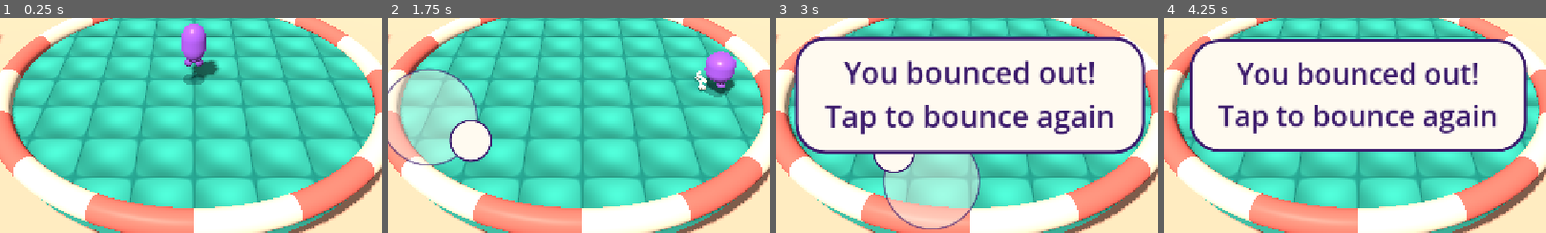
Above: before the commit, frames 1-4 (left to right).
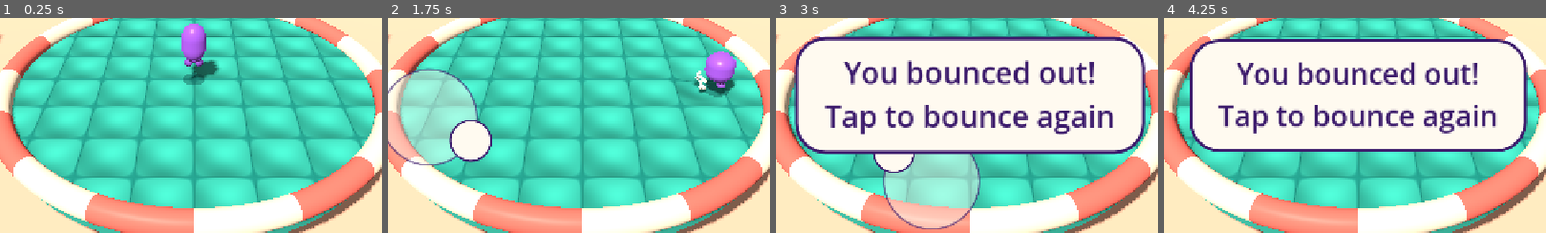
Above: after the commit, the same moments.

Repository: oronanschel/bounce-together
Game: Godot game, scene res://scenes/main.tscn
Same seed, same stepped clock (60 frames per second), same inputs: the game is played once before the commit and once after it.
Inputs (mouse positions are % of the whole screen's width and height, from its top left):
- Up to frame 1 (0.25 s): no input
- Up to frame 2 (1.75 s): move the mouse to (72, 45) at 0.52 s; hold D (move_right) 0.53-1.25 s; click (72, 45) at 0.67 s; tap Space (jump) at 0.77 s; drag from (30, 55) to (45, 70) at 1.27 s
- Up to frame 3 (3 s): move the mouse to (60, 28) at 2.02 s; hold D (move_right) 2.03-2.75 s; tap Enter at 2.75 s; drag from (45, 70) to (20, 35) at 2.77 s
- Up to frame 4 (4.25 s): tap Enter at 3.5 s; move the mouse to (80, 65) at 3.52 s; hold A (move_left) from 3.53 s (still down); tap Space (jump) at 3.77 s
The pictures show only the part of the screen within x 25-75%, y 32-82%; the shares and areas given below are measured in that part.

The runs differ from the first frame. In frame 2, 0.4% of the frame differs, in the area x 75-87%, y 25-39%; in frame 3, less than 0.1%; in frame 4, less than 0.1%.

Commit message:
Springy dents: landings now press visible hollows into the quilted floor
- Floor top is a subdivided plane clipped to a circle; vertex shader lowers
  it near recent landings, slope shading makes the hollow read
- Dent data passed as 8 separate vec4 uniforms (dent0..dent7), which fixes
  dents never reaching the shader (earlier array uniform didn't apply)
- Dents fade over ~1 s instead of ~0.6 s

Assisted-by: Claude Code:claude-opus-5-5 (Karma42 agent bounce-artist)
Co-Authored-By: Claude Opus 5.5 <noreply@anthropic.com>

Diff:
--- a/scripts/arena.gd
+++ b/scripts/arena.gd
@@ -35,9 +35,9 @@
 func _process(delta: float) -> void:
 	for i in MAX_DENTS:
 		var d := _dents[i]
-		d.w = move_toward(d.w, 0.0, delta * 1.5)
+		d.w = move_toward(d.w, 0.0, delta * 0.8)
 		_dents[i] = d
-	_floor_mat.set_shader_parameter("dents", _dents)
+		_floor_mat.set_shader_parameter("dent%d" % i, d)
 
 
 func _mat(color: Color, rough := 0.85) -> StandardMaterial3D:
@@ -62,21 +62,24 @@
 	cm.bottom_radius = radius
 	cm.height = 1.0
 	cm.radial_segments = 64
+	cm.cap_top = false  # the quilted plane below is the top surface
 	mesh.mesh = cm
 	mesh.material_override = _mat(TEAL.darkened(0.15))
 	body.add_child(mesh)
 	# Quilted top surface as a thin disc so the shader only covers the top.
+	# Subdivided plane (clipped to a circle in the shader) so landings can
+	# visibly press dents into the cushions.
 	var top := MeshInstance3D.new()
-	var tm := CylinderMesh.new()
-	tm.top_radius = radius - 0.05
-	tm.bottom_radius = radius - 0.05
-	tm.height = 0.02
-	tm.radial_segments = 64
+	var tm := PlaneMesh.new()
+	tm.size = Vector2(radius * 2, radius * 2)
+	tm.subdivide_width = 63
+	tm.subdivide_depth = 63
 	top.mesh = tm
 	_floor_mat = ShaderMaterial.new()
 	_floor_mat.shader = preload("res://shaders/quilted_floor.gdshader")
 	top.material_override = _floor_mat
-	top.position.y = 0.5
+	_floor_mat.set_shader_parameter("radius", radius - 0.05)
+	top.position.y = 0.51
 	body.add_child(top)
 	body.position.y = -0.5
 	add_child(body)
--- a/shaders/quilted_floor.gdshader
+++ b/shaders/quilted_floor.gdshader
@@ -1,15 +1,32 @@
 shader_type spatial;
 // Teal quilted bouncy floor: puffy square cushions with soft seams.
-// Applied to the top cap of the arena cylinder; uses world XZ so cushions
+// Applied to a subdivided plane clipped to a circle; uses world XZ so cushions
 // stay square regardless of mesh UVs. Up to 8 recent landings press dents.
 uniform vec4 base_color : source_color = vec4(0.24, 0.76, 0.69, 1.0);
 uniform vec4 seam_color : source_color = vec4(0.13, 0.55, 0.52, 1.0);
 uniform float cell_size = 2.0;
-uniform vec4 dents[8]; // xyz = world position, w = strength 0..1
+// Separate uniforms (not an array) for reliable Web/Compatibility support.
+// xyz = world position, w = strength 0..1
+uniform vec4 dent0; uniform vec4 dent1; uniform vec4 dent2; uniform vec4 dent3;
+uniform vec4 dent4; uniform vec4 dent5; uniform vec4 dent6; uniform vec4 dent7;
+uniform float radius = 8.0;
+uniform float dent_depth = 0.28;
 varying vec3 world_pos;
+
+float one_dent(vec2 xz, vec4 d) {
+	return d.w * smoothstep(1.3, 0.0, distance(xz, d.xz));
+}
+
+float dent_at(vec2 xz) {
+	float dent = one_dent(xz, dent0) + one_dent(xz, dent1) + one_dent(xz, dent2) + one_dent(xz, dent3)
+		+ one_dent(xz, dent4) + one_dent(xz, dent5) + one_dent(xz, dent6) + one_dent(xz, dent7);
+	return min(dent, 1.0);
+}
 
 void vertex() {
 	world_pos = (MODEL_MATRIX * vec4(VERTEX, 1.0)).xyz;
+	// Press the cushion down where someone landed (visual only).
+	VERTEX.y -= dent_at(world_pos.xz) * dent_depth;
 }
 
 void fragment() {
@@ -20,17 +37,19 @@
 	float puff = c.x * c.y;
 	// Fake normal from cushion gradient.
 	vec2 grad = -vec2(sin(f.x * 3.14159) * c.y, c.x * sin(f.y * 3.14159)) * 0.9;
-	float dent = 0.0;
-	for (int i = 0; i < 8; i++) {
-		float d = distance(world_pos.xz, dents[i].xz);
-		dent += dents[i].w * smoothstep(0.9, 0.0, d);
+	if (length(world_pos.xz) > radius) {
+		discard;
 	}
+	float dent = dent_at(world_pos.xz);
+	// Tilt the normal along the dent slope so the hollow catches light.
+	vec2 dg = vec2(dent_at(world_pos.xz + vec2(0.1, 0.0)) - dent, dent_at(world_pos.xz + vec2(0.0, 0.1)) - dent) * 10.0 * dent_depth;
+	grad += dg * 2.5;
 	vec3 n = normalize(vec3(grad.x, 1.0, grad.y));
 	NORMAL = normalize((VIEW_MATRIX * vec4(n, 0.0)).xyz);
 	float seam = smoothstep(0.08, 0.0, puff);
 	vec3 col = mix(base_color.rgb, seam_color.rgb, seam * 0.8);
 	col *= 0.88 + 0.12 * puff;
-	col = mix(col, seam_color.rgb * 0.8, clamp(dent, 0.0, 0.7));
+	col = mix(col, seam_color.rgb * 0.85, dent * 0.45);
 	ALBEDO = col;
 	ROUGHNESS = 0.8;
 	SPECULAR = 0.25;
Binary file added: docs/screenshots/springy-dent.png
Not shown, changed: build/web-compact/index.pck.wasm
Not shown, changed: build/web/index.pck
